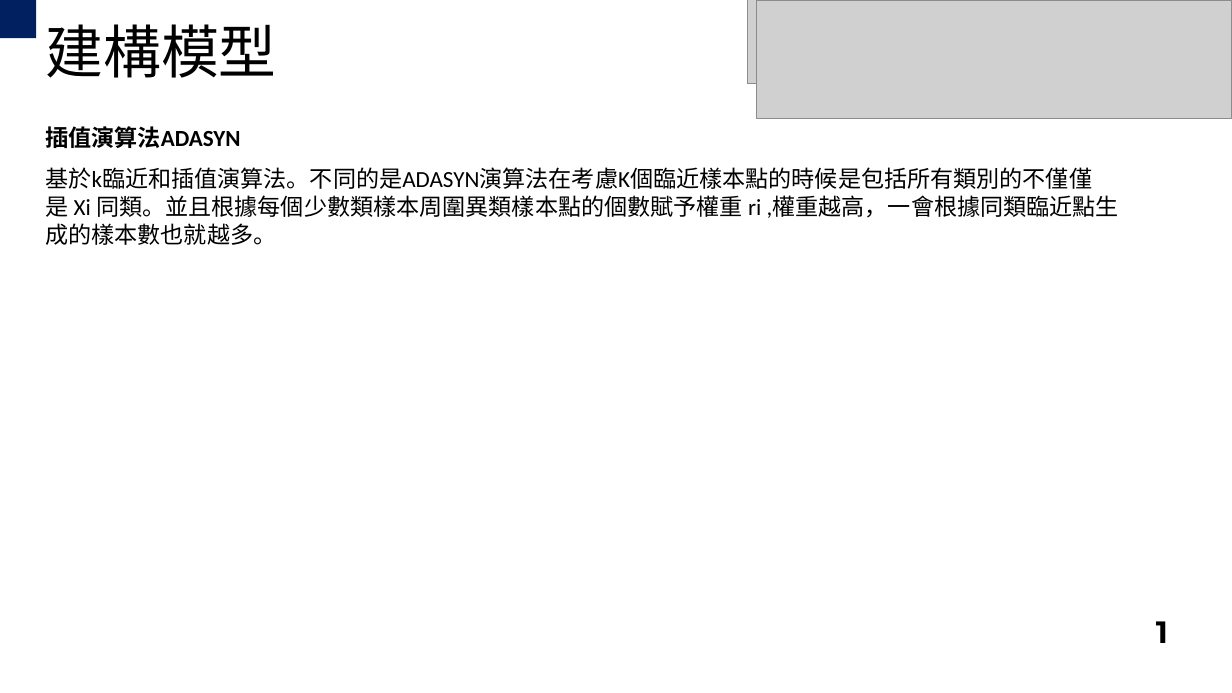
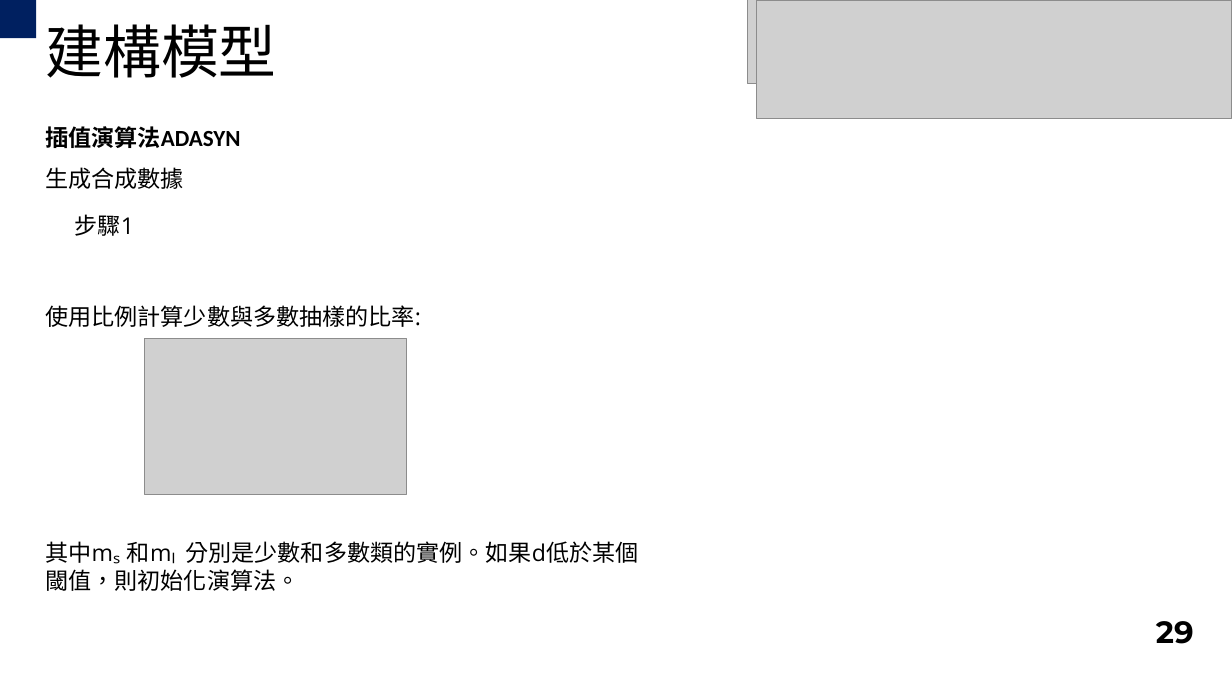
Before and after one commit to cgit6/AML_SVM, a slide deck: slide 30 of AML detection.pptx (slide 31 before the commit). Drawn at 1232x693 pixels with LibreOffice and Linux fonts; fonts in the diff are those of the drawing; grey boxes stand for pictures. Boxes give left, top, right and bottom in pixels: in the first picture for what was removed or moved away, otherwise in the second. Text is boxed around its words. In the diff, an @@ line names an element or a change of style, - is before the commit and + after.

```diff
--- a/AML detection.pptx
+++ b/AML detection.pptx
@@ text at (45,167,184,189): text changed @@
-基於k臨近和插值演算法。不同的是ADASYN演算法在考慮K個臨近樣本點的時候是包括所有類別的不僅僅是 Xi 同類。並且根據每個少數類樣本周圍異類樣本點的個數賦予權重 ri ,權重越高，一會根據同類臨近點生成的樣本數也就越多。
+生成合成數據
@@ text added at (75,214,134,236), 18 pt, text #000000 @@
+步驟1
@@ text added at (45,305,421,327), 18 pt, text #000000 @@
+使用比例計算少數與多數抽樣的比率:
@@ picture added at (144,338,407,494) @@
@@ text added at (45,541,638,591), 18 pt, text #000000 @@
+其中mₛ和mₗ分別是少數和多數類的實例。如果d低於某個閾值，則初始化演算法。
@@ text at (1156,621,1194,644): text changed @@
-1
+29
```
Also in this commit, not shown: 36 other slides changed, 5 slides added, 1 slide removed, 2 other files.
